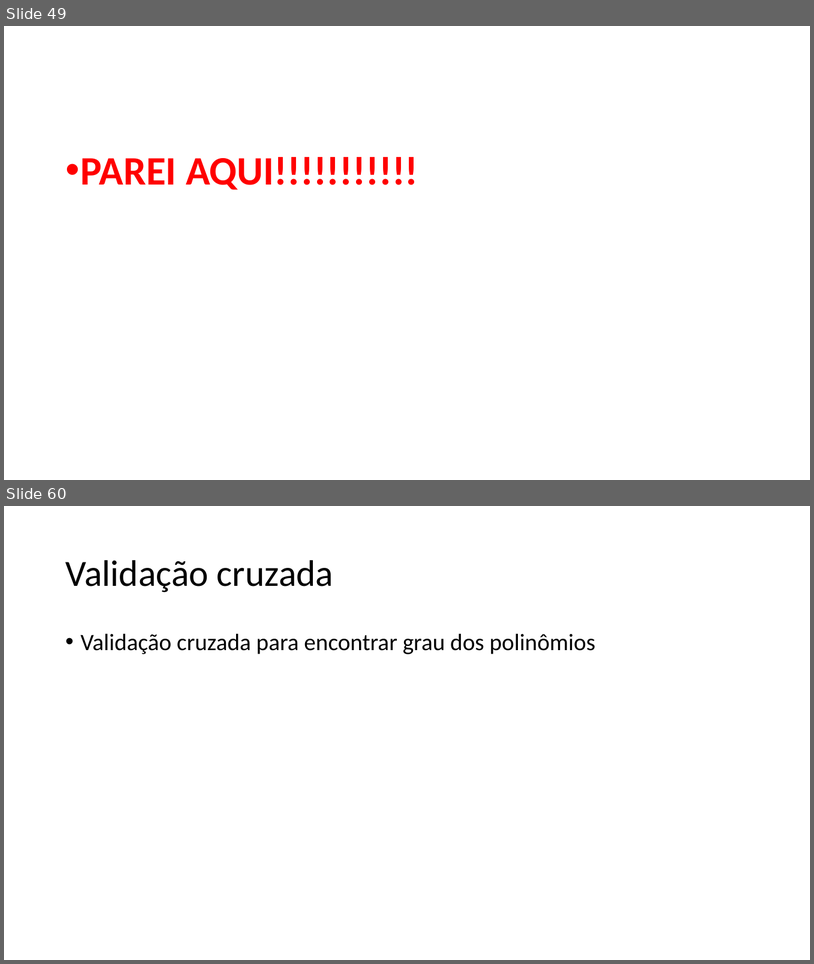
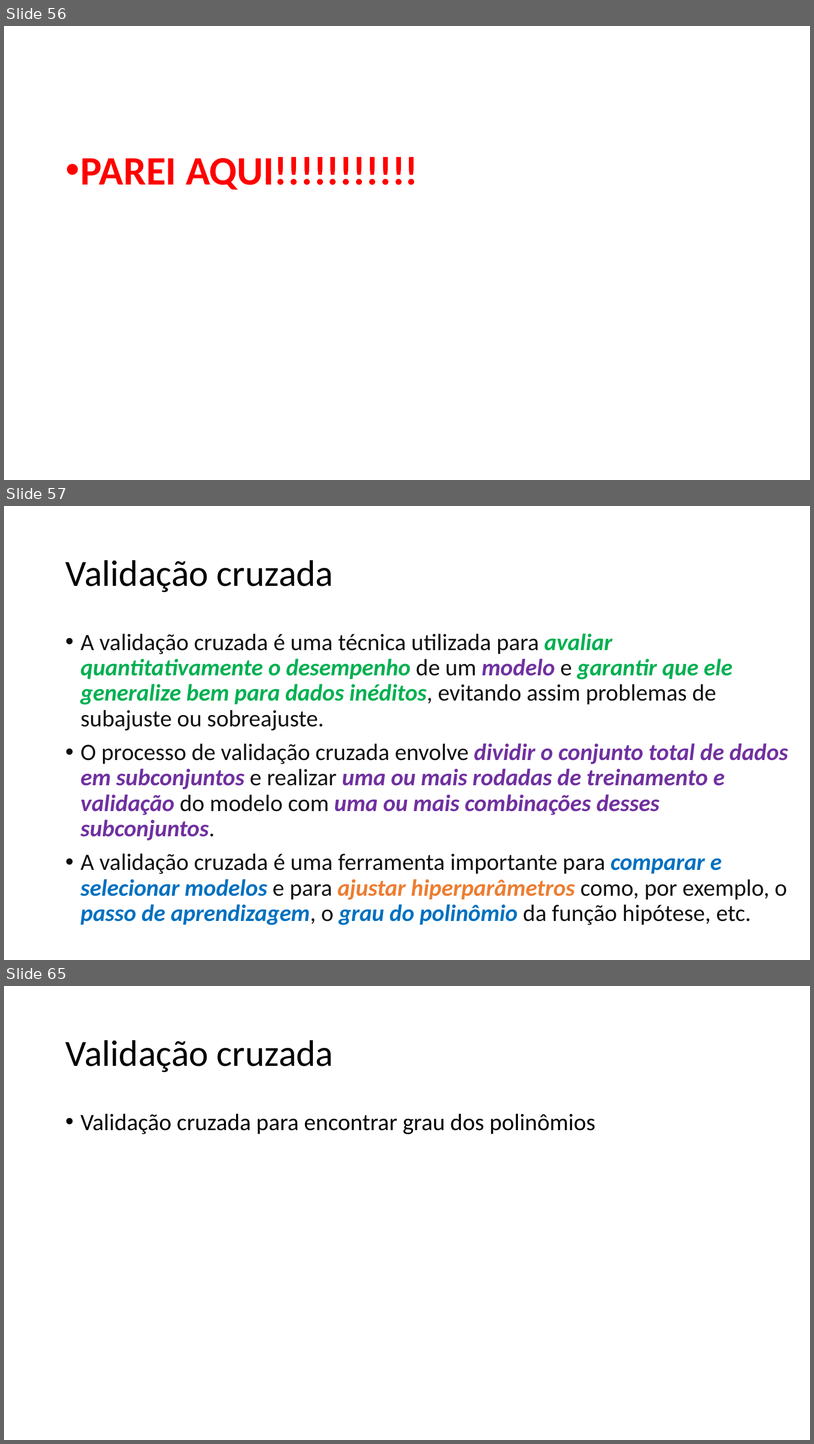
Before and after one commit to zz4fap/c24_inteligencia_artificial, a slide deck: slides/C24_Regressão.pptx. Shown one above the other, each under a label of ours: slides 49 and 60 before the commit, slides 56, 57 and 65 after it; the slides between them are not shown. The pictures are 814x964 and 814x1444 pixels, drawn with LibreOffice and Linux fonts; fonts in the diff are those of the drawing. Boxes give left, top, right and bottom in pixels: in the first picture for what was removed or moved away, otherwise in the second. Text is boxed around its words. In the diff, an @@ line names an element or a change of style, - is before the commit and + after.

```diff
--- a/slides/C24_Regressão.pptx
+++ b/slides/C24_Regressão.pptx
@@ slide 57 added at (x1=4, y1=506, x2=810, y2=960), background #FFFFFF @@
@@ title added at (x1=65, y1=560, x2=333, y2=592), 44 pt, text #000000 @@
+Validação cruzada
@@ text added at (x1=81, y1=633, x2=789, y2=925), 28 pt, text #0F0F0F, bold, italic @@
+• A validação cruzada é uma técnica utilizada para avaliar quantitativamente o desempenho de um modelo e garantir que ele generalize bem para dados inéditos, evitando assim problemas de subajuste ou sobreajuste.
+• O processo de validação cruzada envolve dividir o conjunto total de dados em subconjuntos e realizar uma ou mais rodadas de treinamento e validação do modelo com uma ou mais combinações desses subconjuntos.
+• A validação cruzada é uma ferramenta importante para comparar e selecionar modelos e para ajustar hiperparâmetros como, por exemplo, o passo de aprendizagem, o grau do polinômio da função hipótese, etc.
@@ what was slide 49 is now slide 56 @@
@@ what was slide 60 is now slide 65 @@
```
Also in this commit, not shown: 1 slide changed, 6 other slides added, 2 slides removed.
